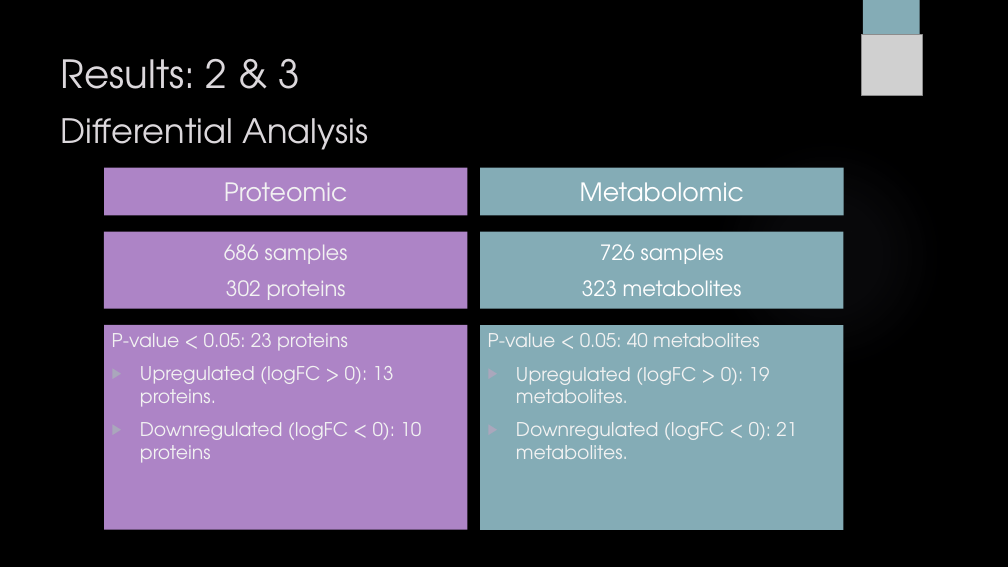
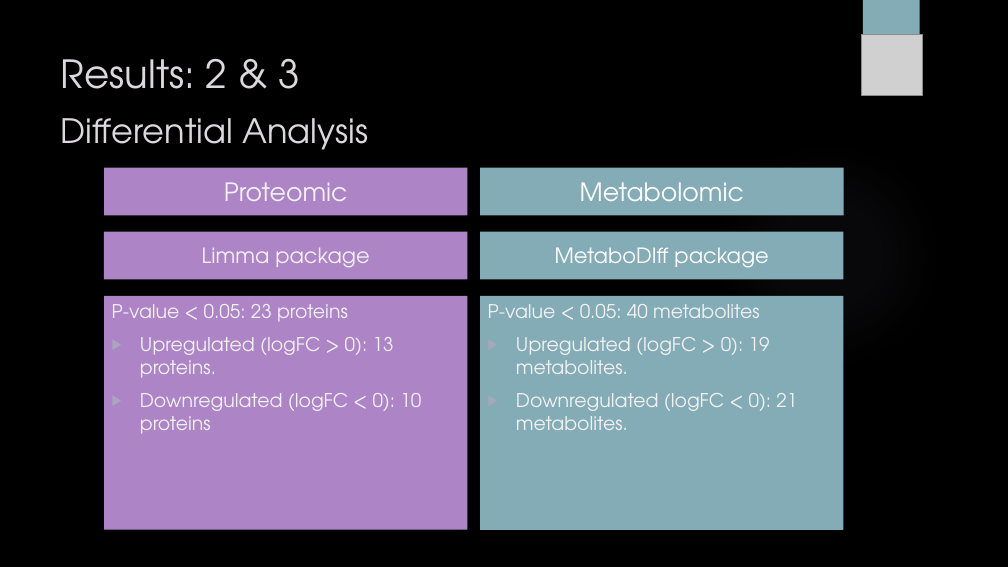
Before and after one commit to sabdeolive/Sabrina_BMS_Bachelor-Internship, a slide deck: slide 7 of Intermediate Presentation.pptx (slide 8 before the commit). Drawn at 1008x567 pixels with LibreOffice and Linux fonts; fonts in the diff are those of the drawing; grey boxes stand for pictures; background and template pictures are left out. Boxes give left, top, right and bottom in pixels: in the first picture for what was removed or moved away, otherwise in the second. Text is boxed around its words. In the diff, an @@ line names an element or a change of style, - is before the commit and + after.

```diff
--- a/Intermediate Presentation.pptx
+++ b/Intermediate Presentation.pptx
@@ rectangle "Limma package": place and size @@
-rectangle "Limma package" at [104,232,468,309]
+rectangle "Limma package" at [104,232,468,280]
@@ rectangle "MetaboDIff package": place and size @@
-rectangle "MetaboDIff package" at [480,232,844,309]
+rectangle "MetaboDIff package" at [480,232,844,280]
@@ text in rectangle at [202,247,369,268]: text changed @@
-686 samples
-302 proteins
+Limma package
@@ text in rectangle at [555,247,768,268]: text changed @@
-726 samples
-323 metabolites
+MetaboDIff package
@@ text "P-value < 0.05: 23 proteins": place and size @@
-text "P-value < 0.05: 23 proteins" at [104,325,468,530]
+text "P-value < 0.05: 23 proteins" at [104,296,468,529]
@@ rectangle "P-value < 0.05: 40 metabolites": place and size @@
-rectangle "P-value < 0.05: 40 metabolites" at [480,325,844,530]
+rectangle "P-value < 0.05: 40 metabolites" at [480,296,844,530]
```
Also in this commit, not shown: 10 other slides changed, 11 slides added, 11 slides removed.
